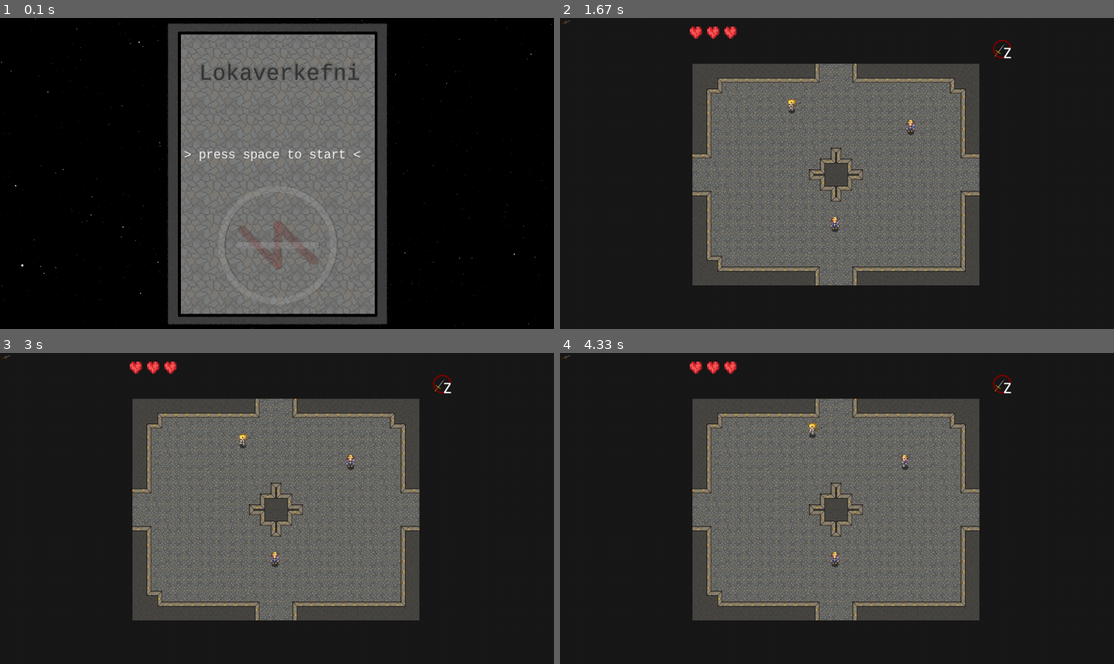
Above: before the commit, frames 1-4 (two rows, left to right).
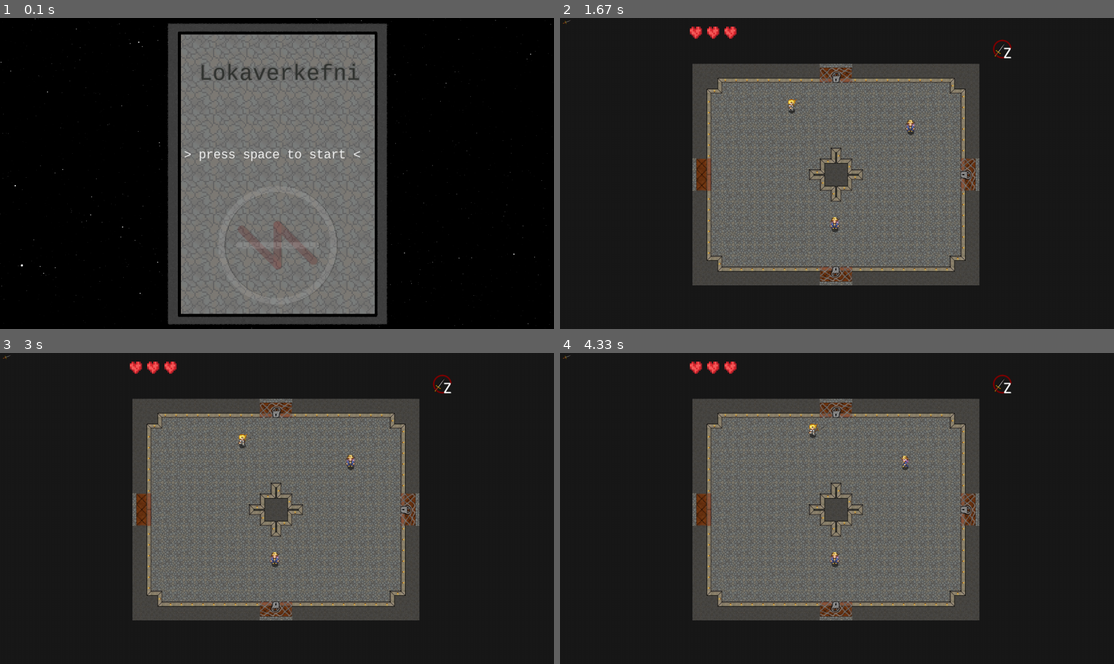
Above: after the commit, the same moments.

Repository: GudniNatan/Leikjaforritun-lokaverkefni-haust-2016
Game: pygame game, started from Lokaverkefni.py
Two runs of this game, one before a commit and one after it. Both use one fixed random seed, a clock stepped at 60 frames per second and the inputs below. The source is Python 2; it was converted automatically to run under Python 3.
Inputs:
- Up to frame 1 (0.1 s): no input
- Up to frame 2 (1.67 s): tap Space at 0.33 s; hold Z 0.67-1.13 s; hold Right 0.67-1.13 s; hold X 1.17-1.63 s; hold Right 1.17-1.63 s; tap Z at 1.23, 1.53 s
- Up to frame 3 (3 s): hold P 1.67-2.13 s; hold Right 1.67-2.13 s; tap Z at 1.73, 2.03, 2.23, 2.53, 2.73 s; hold P 2.17-2.63 s; hold Right from 2.67 s (still down)
- Up to frame 4 (4.33 s): tap Z at 3.03, 3.23, 3.57, 3.87, 4.07 s; release Right at 3.13 s; hold Up 3.17-3.47 s; hold Right 3.5-3.97 s; hold Left from 4 s (still down)

The runs differ from the first frame. In frame 1, 0.1% of the frame differs, in the area x 0-100%, y 0-100%; in frame 2, 1.4%; in frame 3, 1.4%; in frame 4, 1.5%, in the area x 23-76%, y 14-86%.

Commit message:
Allt of seint um nótt hurðar og lásar
Er líka kominn með einhverja hugmynd um hvernig best væri að tengja
þetta allt saman í einn leik.

Diff:
--- a/Characters_sprites.py
+++ b/Characters_sprites.py
@@ -168,11 +168,11 @@
     def get_collision_box(self):
         return Box(self.collision_rect)
 
-    def stun(self):
+    def hit(self, damage=1):
         if self.stunned:
             return
         self.stunned = True
-        self.health -= 1
+        self.health -= damage
         pygame.event.post(pygame.event.Event(healthEvent))
         pygame.time.set_timer(unstunEvent, 500)
 
@@ -183,8 +183,8 @@
         self.score = 5
         self.kitCount = 0
         self.direction = 180
-        self.health = 8
         self.displayHealth = self.health
+        self.keys = 1
 
     def update_speed(self):
         keys = pygame.key.get_pressed()
@@ -269,4 +269,4 @@
         super(Stalker, self).update_position(time, collidables)
         if self.next_location.colliderect(self.player.collision_rect):
             if not self.player.stunned:
-                self.player.stun()
+                self.player.hit()
--- a/Constants.py
+++ b/Constants.py
@@ -21,3 +21,4 @@
 walkEvent = USEREVENT+5
 unstunEvent = USEREVENT+6
 healthEvent = USEREVENT+7
+actionEvent = USEREVENT+8
--- /dev/null
+++ b/LoadLevels.py
@@ -0,0 +1,8 @@
+import pygame
+from pygame.locals import *
+import os
+from Constants import *
+from Characters_sprites import *
+from Objects import *
+import random
+import codecs
--- a/Lokaverkefni.py
+++ b/Lokaverkefni.py
@@ -32,7 +32,7 @@
         pygame.display.update()
         manager.scene.handle_events(pygame.event.get())
         manager.scene.update(clock.get_time())
-        clock.tick(120)
+        clock.tick()
 
     pygame.quit()
     sys.exit()
--- a/Objects.py
+++ b/Objects.py
@@ -41,6 +41,72 @@
         else:
             self.image = pygame.transform.scale(surface, (rect.w, rect.h))
 
+    def move(self, (x, y)):
+        self.rect.x += x
+        self.rect.y += y
+
+class ActionObject(object):
+    def __init__(self, spriteGroup=pygame.sprite.Group()):
+        super(ActionObject, self).__init__()
+        self.spriteGroup = spriteGroup
+        rects = [sprite.rect for sprite in self.spriteGroup]
+        self.rect = rects[0].unionall(rects)
+
+    def move(self, (x, y)):
+        for sprite in self.spriteGroup:
+            sprite.rect.x += x
+            sprite.rect.y += y
+        self.rect.x += x
+        self.rect.y += y
+
+    def kill(self):
+        for sprite in self.spriteGroup:
+            sprite.kill()
+
+class Door(SimpleRectSprite):
+    def __init__(self, rect, surface, rotation, parent_surface, locked=False, is_open=False, scale=False):
+        super(Door, self).__init__(rect, surface, scale)
+        self.is_open = False
+        self.rotation = rotation
+        self.locked = locked
+        if is_open:
+            self.toggle()
+        self.parent_surface = parent_surface
+
+    def toggle(self):
+        if self.locked:
+            return
+        if self.is_open:
+            if self.rotation % 180 == 0:
+                self.move(((self.rotation-90)/90 * drawSize * 3, 0))
+            else:
+                self.move((0, -(self.rotation-180)/90 * drawSize * 3))
+        else:
+            if self.rotation % 180 == 0:
+                self.move((-(self.rotation-90)/90 * drawSize * 3, 0))
+            else:
+                self.move((0, (self.rotation-180)/90 * drawSize * 3))
+        self.is_open = not self.is_open
+
+    def unlock(self):
+        if not self.locked:
+            return
+        self.image = self.parent_surface.subsurface(pygame.Rect(0, 0, self.image.get_width(), self.image.get_height()))
+        self.locked = False
+
+
+class Chest(SimpleRectSprite):
+    def __init__(self, top_left_point, surface, opened=False):
+        self.surface = surface
+        surface = surface.subsurface(pygame.Rect(0, 0, surface.get_width() / 2, surface.get_height() / 2))
+        super(Chest, self).__init__(pygame.Rect(top_left_point[0], top_left_point[1], drawSize, drawSize), self.surface, True)
+        self.opened = opened
+        self.topleft = top_left_point
+
+    def open(self):
+        self.surface =  pygame.transform.flip(self.surface, True, False)
+        super(Chest, self).__init__(pygame.Rect(self.topleft[0], self.topleft[1], drawSize, drawSize), self.surface, True)
+        self.opened = True
 
 
 '''class Sword(pygame.sprite.Sprite):
@@ -83,7 +149,7 @@
 
     def make_grid(self):
         grid_size = self.grid_size
-        grid = [[0 for i in range((grid_size[1] * 2) + 1)] for j in range((grid_size[0] * 2) + 1)]
+        grid = [[0 for i in xrange((grid_size[1] * 2) + 1)] for j in xrange((grid_size[0] * 2) + 1)]
         self.grid = grid
 
     def update_grid(self, collidables, resolution=1):
--- a/Scenes.py
+++ b/Scenes.py
@@ -39,6 +39,7 @@
         walls = pygame.image.load(os.path.join('images', 'veggur2.png')).convert_alpha()
         heart = pygame.image.load(os.path.join('images', 'hearts.png')).convert_alpha()
         floor_tile = pygame.image.load(os.path.join('images', 'floor.png')).convert_alpha()
+        door = pygame.image.load(os.path.join('images', 'hurd2.png')).convert_alpha()
         self.sword_texture = pygame.image.load(os.path.join('images', 'swords3.png')).convert_alpha()
         self.sword_icon = pygame.image.load(os.path.join('images', 'sword icon.png')).convert_alpha()
         self.heartTexture = heart
@@ -51,6 +52,7 @@
         self.player = Player(pygame.Rect(30, 30, drawSize-1, drawSize / 5 * 3), charset.subsurface(pygame.Rect(0, 72, 47, 72)), character_sprite_size)
 
         self.block_group = pygame.sprite.Group()
+        self.action_group = pygame.sprite.Group()
         self.background_group = pygame.sprite.Group()
         self.grid = Grid(GRID_SIZE)
         self.grand_clock = pygame.time.Clock()
@@ -58,27 +60,12 @@
         f = open(os.path.join('rooms', 'room' + str(level)) + ".txt", 'r')
         lines = f.read().splitlines()
         self.levelrect = pygame.Rect(drawSize * 12, drawSize * 4, len(lines[0]) * drawSize, len(lines) * drawSize)
+        self.doors = list()
         for i in xrange(len(lines)):
             for j in xrange(len(lines[i])):
                 rect = pygame.Rect(j * drawSize + self.levelrect.x, i * drawSize + self.levelrect.y, drawSize, drawSize)
                 if lines[i][j] == "W":
-                    sliced = [["W", "W", "W"], ["W", "W", "W"], ["W", "W", "W"]]
-                    if 1 < i:
-                        sliced[0][1] = lines[i-1][j]
-                        if j > 1:
-                            sliced[0][0] = lines[i-1][j-1]
-                        if j < (len(lines[i]) - 1):
-                            sliced[0][2] = lines[i-1][j+1]
-                    if 1 < j:
-                        sliced[1][0] = lines[i][j-1]
-                    if j < (len(lines[i]) - 1):
-                        sliced[1][2] = lines[i][j+1]
-                    if i < (len(lines)-1):
-                        sliced[2][1] = lines[i+1][j]
-                        if 1 < j:
-                            sliced[2][0] = lines[i+1][j-1]
-                        if j < (len(lines[i]) - 1):
-                            sliced[2][2] = lines[i+1][j+1]
+                    sliced = self.make_array_slice(lines, i, j, "W")
                     sprite = self.make_wall_block(walls, sliced)
                     sprite = SimpleRectSprite(rect, sprite.image, True)
                     self.block_group.add(sprite)
@@ -89,6 +76,39 @@
                     self.player.realX = j * drawSize + self.levelrect.x
                     self.player.realY = i * drawSize + self.levelrect.y
                     self.player.collision_rect.topleft = (j * drawSize + self.levelrect.x, i * drawSize + self.levelrect.y)
+                if lines[i][j] == "D" or lines[i][j] == "L":
+                    allowed = ["D", "L"]
+                    #Check if vertical door or horizontal door
+                    #If door has already been made, skip this
+                    #Assuming that this is the top-left corner of the door
+                    slice = self.make_array_slice(lines, i, j, "W")
+                    temp_rect = pygame.Rect(rect)
+                    if not (slice[0][1] in allowed or slice[1][0] in allowed):
+                        rotation = 0
+                        if len(lines) - 1 >= (i + 1) and len(lines[i]) - 1 >= (j + 2) and lines[i+1][j+2] in allowed:
+                            if i > len(lines) / 2:
+                                rotation = 180
+                            else:
+                                rotation = 0
+                            temp_rect.w = 75
+                            temp_rect.h = 50
+                        elif len(lines) - 1 >= (i + 2) and len(lines[i]) - 1 >= (j + 1) and lines[i+2][j+1] in allowed:
+                            if j > len(lines[i]) / 2:
+                                rotation = 270
+                            else:
+                                rotation = 90
+                            temp_rect.w = 50
+                            temp_rect.h = 75
+                        else:
+                            print("Level not set up properly.")
+                            raise Exception
+                        inner_rect = pygame.Rect(0, 0, 75, 50) if lines[i][j] == "D" else pygame.Rect(75, 0, 75, 50)
+                        door_texture = door.copy().subsurface(inner_rect)
+                        door_texture = pygame.transform.rotate(door_texture, rotation)
+                        temp_door = Door(temp_rect, door_texture, rotation, door, True if lines[i][j] == "L" else False)
+                        self.doors.append(temp_door)
+                        self.action_group.add(temp_door)
+                        self.collidables.append(temp_door)
                 if lines[i][j] != "W":
                     sprite = SimpleRectSprite(rect, floor_tile, True)
                     sprite.image = pygame.transform.rotate(sprite.image, random.randrange(0, 360, 90))
@@ -118,6 +138,7 @@
         for box in self.character_collision_boxes:
             screen.blit(self.shadow, box.rect.midleft)
         self.block_group.draw(screen)
+        self.action_group.draw(screen)
         if not 315 >= self.player.direction >= 180:
             screen.blit(self.swordsprite.image, self.swordsprite.rect)
             self.entities.draw(screen)
@@ -144,6 +165,11 @@
             if type(entity) is not Player:
                 entity.update_speed()
             entity.update_position(time, self.collidables + self.character_collision_boxes)
+        for x in xrange(len(self.collidables)):
+            if x == len(self.collidables):
+                break
+            if not self.collidables[x].alive():
+                self.collidables.pop(x)
 
     def handle_events(self, events):
         for event in events:
@@ -159,6 +185,8 @@
                 if Animation("sword") not in self.animations:
                     params = {'sprite': self.sword_texture, 'phase': 0}
                     self.animations.append(Animation("sword", params))
+            if event.type == pygame.KEYDOWN and event.key == pygame.K_x:
+                pygame.event.post(pygame.event.Event(actionEvent))
             if event.type == pygame.KEYDOWN or event.type == pygame.KEYUP:
                 self.player.update_speed()
             if event.type == pathfindingEvent:
@@ -204,7 +232,6 @@
                             self.swordsprite.rect.top += 5
                             pass
                         s.phase += 1
-
                     #Animations needed:
                         #Sword swing x
                         #Death
@@ -213,6 +240,7 @@
                     if s.name == "health":
                         if s.phase >= 13:
                             self.animations.remove(s)
+                            pygame.event.post(pygame.event.Event(healthEvent))
                             continue
                         s.sprite.image = SimpleRectSprite(pygame.Rect(s.sprite.rect), self.heartTexture.subsurface(pygame.Rect((s.phase) * 8, 0, 8, 8)), True).image
                         s.phase += 1
@@ -235,36 +263,20 @@
                         char.update_sprite()
 
             if event.type == swordSwingEvent:
-                boxes = list()
-                for i in xrange(0, 360, 45):
-                    block = pygame.Rect(0, 0, self.player.collision_rect.w, self.player.collision_rect.w)
-                    if i == 0 or i == 45 or i == 315:
-                        block.bottom = self.player.collision_rect.top
-                    elif i == 90 or i == 270:
-                        block.top = self.player.collision_rect.top
-                    elif 135 <= i <= 225:
-                        block.top = self.player.collision_rect.bottom
-                    if 225 <= i <= 360:
-                        block.right = self.player.collision_rect.left
-                    elif i == 0 or i == 180:
-                        block.left = self.player.collision_rect.left
-                    elif 45 <= i <= 135:
-                        block.left = self.player.collision_rect.right
-                    boxes.append(Block(block, BLACK))
+                boxes = self.make_surrounding_blocks(self.player.collision_rect)
                 blocks = pygame.sprite.Group()
                 blocks.add(boxes[self.player.direction/45])
-                blocks.add(boxes[((self.player.direction/45) + 1) % 8])
+                #blocks.add(boxes[((self.player.direction/45) + 1) % 8])
                 for sprite in pygame.sprite.groupcollide(self.npcs, blocks, False, True):
-                    sprite.stun()
+                    sprite.hit()
+
             if event.type == unstunEvent:
                 for entity in self.entities:
                     if entity.stunned:
                         entity.stunned = False
                     if entity.health <= 0:
-                        self.entities.remove(entity)
-                        self.npcs.remove(entity)
+                        entity.kill()
                         entity = None
-                        #Set death animation here
 
             if event.type == healthEvent:
                 if self.player.health > self.player.maxHealth:
@@ -276,13 +288,25 @@
                     params = {'sprite': self.heartList[self.player.displayHealth-1],
                               'jumpdistance': 8, 'phase': 0, }
                     self.animations.append(Animation("health", params))
-                    self.player.displayHealth = self.player.health
+                    self.player.displayHealth -= 1
+
+            if event.type == actionEvent:
+                surrounding_blocks = self.make_surrounding_blocks(self.player.collision_rect)
+                blocks = pygame.sprite.Group()
+                blocks.add(surrounding_blocks[self.player.direction / 45], Block(self.player.collision_rect, BLACK))
+                for door in pygame.sprite.groupcollide(self.doors, blocks, False, False):
+                    if not door.locked:
+                        if not door.is_open:
+                            door.toggle()
+                    elif self.player.keys > 0:
+                        self.player.keys -= 1
+                        door.unlock()
 
     def make_wall_block(self, wall_texture, array_slice):
         rect = pygame.Rect(0, 0, 24, 24)
         sprite = Block(rect, BLACK)
         rotated = list(array_slice)
-        blocked = ["W", "D"]
+        blocked = ["W", "D", "L"]
         for i2 in xrange(4):
             innerRect = pygame.Rect(0, 0, 12, 12)
             if rotated[1][0] not in blocked:
@@ -305,6 +329,44 @@
             sprite.image = pygame.transform.rotate(sprite.image, -90)
         return sprite
 
+    def make_array_slice(self, array, i, j, filler):
+        sliced = [[filler, filler, filler], [filler, filler, filler], [filler, filler, filler]]
+        if 1 <= i:
+            sliced[0][1] = array[i - 1][j]
+            if j >= 1:
+                sliced[0][0] = array[i - 1][j - 1]
+            if j < (len(array[i]) - 1):
+                sliced[0][2] = array[i - 1][j + 1]
+        if 1 <= j:
+            sliced[1][0] = array[i][j - 1]
+        if j < (len(array[i]) - 1):
+            sliced[1][2] = array[i][j + 1]
+        if i < (len(array) - 1):
+            sliced[2][1] = array[i + 1][j]
+            if 1 <= j:
+                sliced[2][0] = array[i + 1][j - 1]
+            if j < (len(array[i]) - 1):
+                sliced[2][2] = array[i + 1][j + 1]
+        return sliced
+
+    def make_surrounding_blocks(self, rect):
+        boxes = list()
+        for i in xrange(0, 360, 45):
+            block = pygame.Rect(0, 0, rect.w, rect.w)
+            if i == 0 or i == 45 or i == 315:
+                block.bottom = rect.top
+            elif i == 90 or i == 270:
+                block.top = rect.top
+            elif 135 <= i <= 225:
+                block.top = rect.bottom
+            if 225 <= i <= 360:
+                block.right = rect.left
+            elif i == 0 or i == 180:
+                block.left = rect.left
+            elif 45 <= i <= 135:
+                block.left = rect.right
+            boxes.append(Block(block, BLACK))
+        return boxes
 
 class TitleScene(Scene):
 
--- a/rooms/room0.txt
+++ b/rooms/room0.txt
@@ -1,21 +1,21 @@
-WWWWWWWWWWWW   WWWWWWWWWWWW
-WWWWWWWWWWWW   WWWWWWWWWWWW
+WWWWWWWWWWWWLDDWWWWWWWWWWWW
+WWWWWWWWWWWWDDDWWWWWWWWWWWW
 WWW                     WWW
 WW                       WW
 WW    P                  WW
 WW                       WW
-WW                  S    WW
+WW           C      S    WW
 WW                       WW
 WW           W           WW
-            WWW
-           WWWWW
-            WWW
+DD          WWW          LD
+DD         WWWWW         DD
+DD          WWW          DD
 WW           W           WW
 WW                       WW
 WW                       WW
 WW           S           WW
 WW                       WW
 WW                       WW
-WWW                      WW
-WWWWWWWWWWWW   WWWWWWWWWWWW
-WWWWWWWWWWWW   WWWWWWWWWWWW
+WWW                     WWW
+WWWWWWWWWWWWLDDWWWWWWWWWWWW
+WWWWWWWWWWWWDDDWWWWWWWWWWWW
Binary file added: images/hurd locked.png
Binary file added: images/hurd.png
Binary file added: images/hurd2.png
Binary file added: images/hurð blá.png
Not shown, added: images/hurd.pdn
